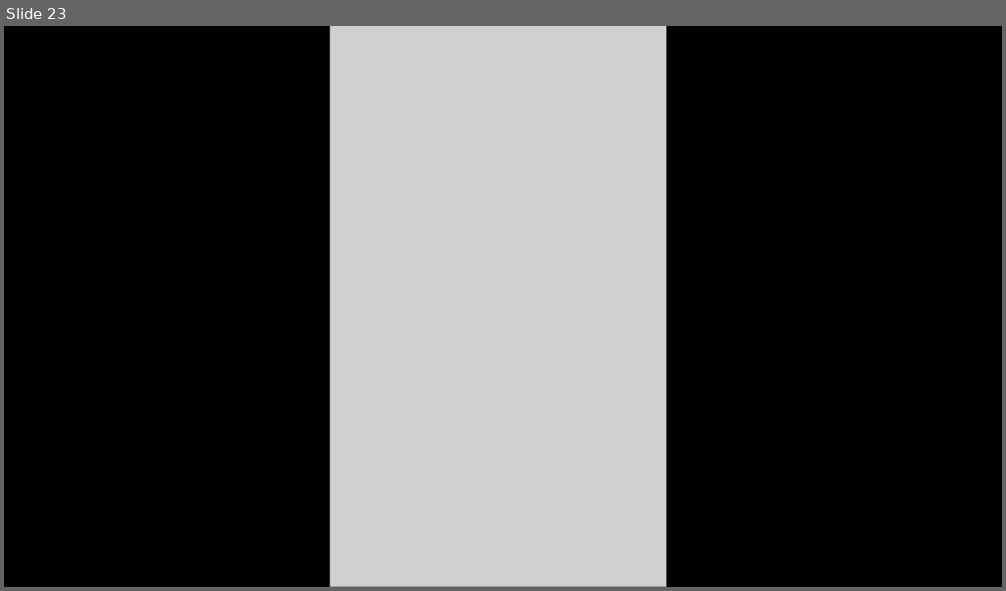
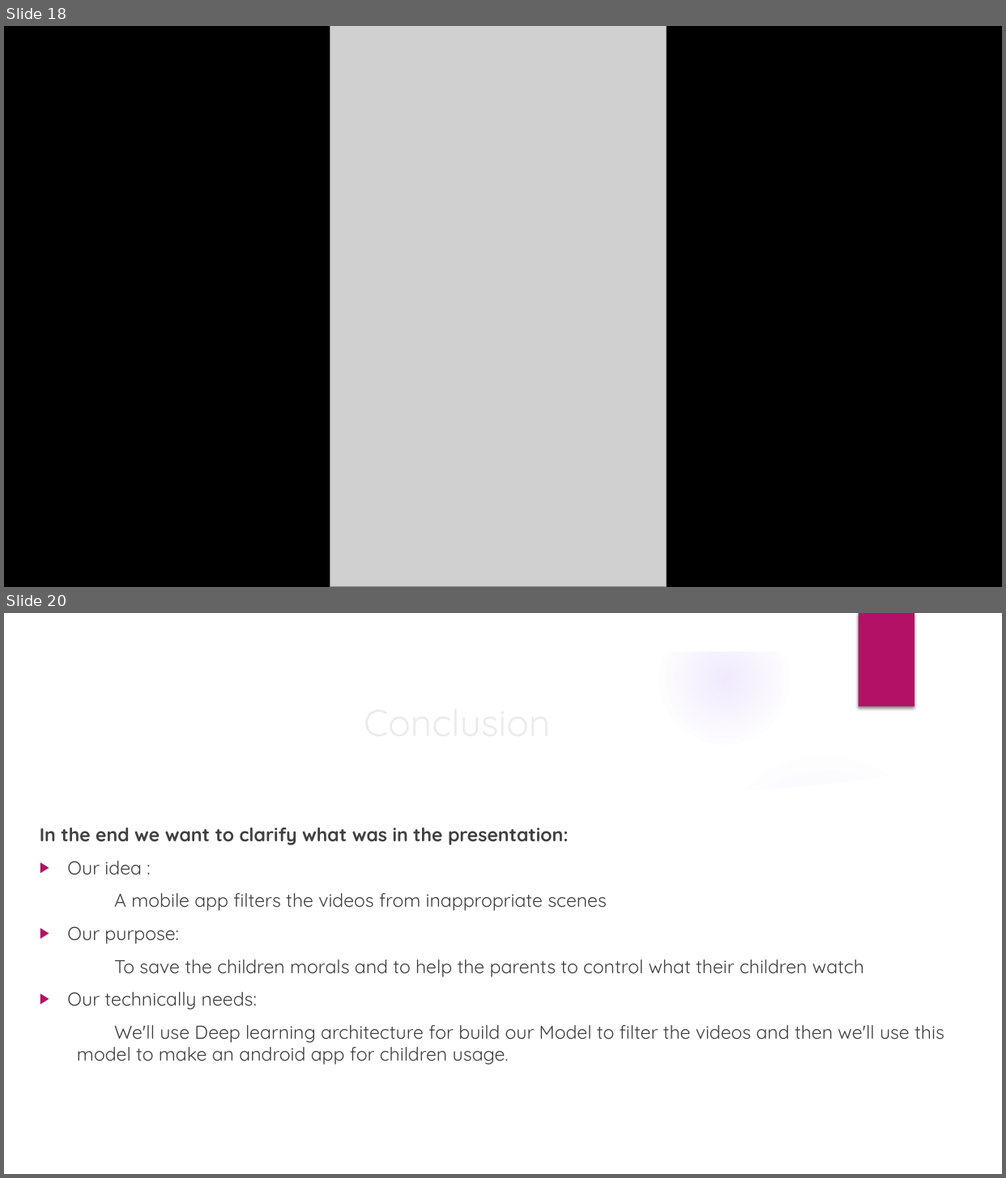
Before and after one commit to Noura-arafa/GP, a slide deck: Presentation1.pptx. Shown one above the other, each under a label of ours: slide 23 before the commit, slides 18 and 20 after it; the slides between them are not shown. The pictures are 1006x591 and 1006x1178 pixels, drawn with LibreOffice and Linux fonts; fonts in the diff are those of the drawing; grey boxes stand for pictures; background and template pictures are left out. Boxes give left, top, right and bottom in pixels: in the first picture for what was removed or moved away, otherwise in the second. Text is boxed around its words. In the diff, an @@ line names an element or a change of style, - is before the commit and + after.

```diff
--- a/Presentation1.pptx
+++ b/Presentation1.pptx
@@ slide 20 added at box(4, 613, 1002, 1174), background picture (left out); not listed: 1 template element that a slide beside it also shows @@
@@ group added at box(4, 613, 1002, 1174): 5 ellipses, 3 freeform shapes @@
@@ title added at box(98, 692, 816, 750), 36 pt, text #EBEBEB @@
+Conclusion
@@ text added at box(40, 828, 944, 1065), 18 pt, text #404040 @@
+In the end we want to clarify what was in the presentation:
+▶ Our idea :
+  A mobile app filters the videos from inappropriate scenes
+▶ Our purpose:
+To save the children morals and to help the parents to control what their children watch
+▶ Our technically needs:
+  We'll use Deep learning architecture for build our Model to filter the videos and then we'll use this model to make an android app for children usage.
@@ what was slide 23 is now slide 18 @@
```
Also in this commit, not shown: 3 slides changed, 5 other slides added, 11 slides removed.
